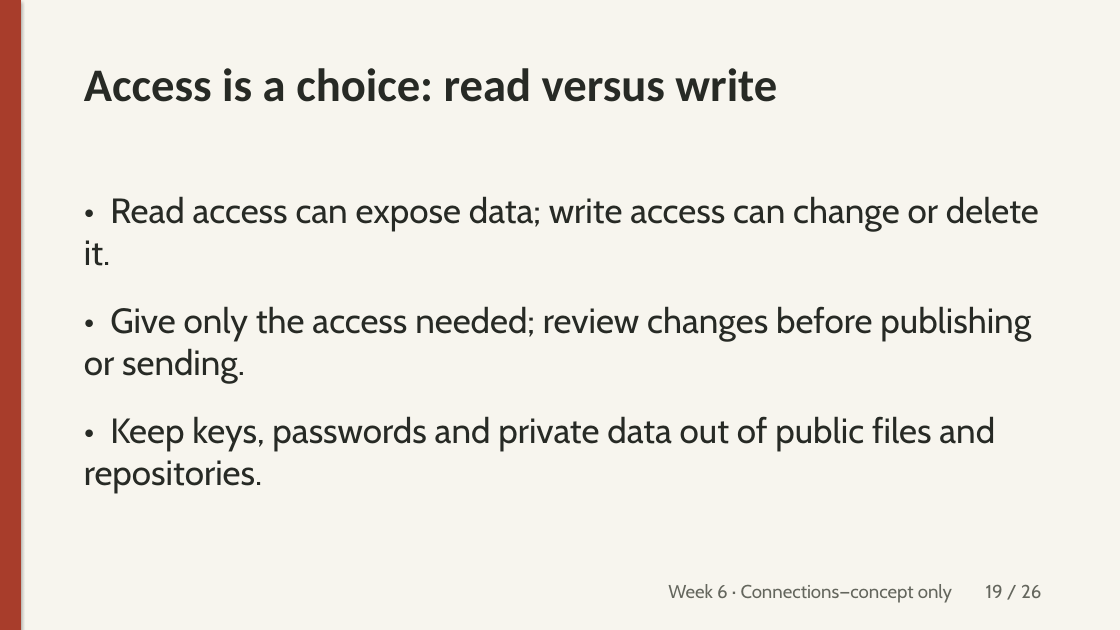
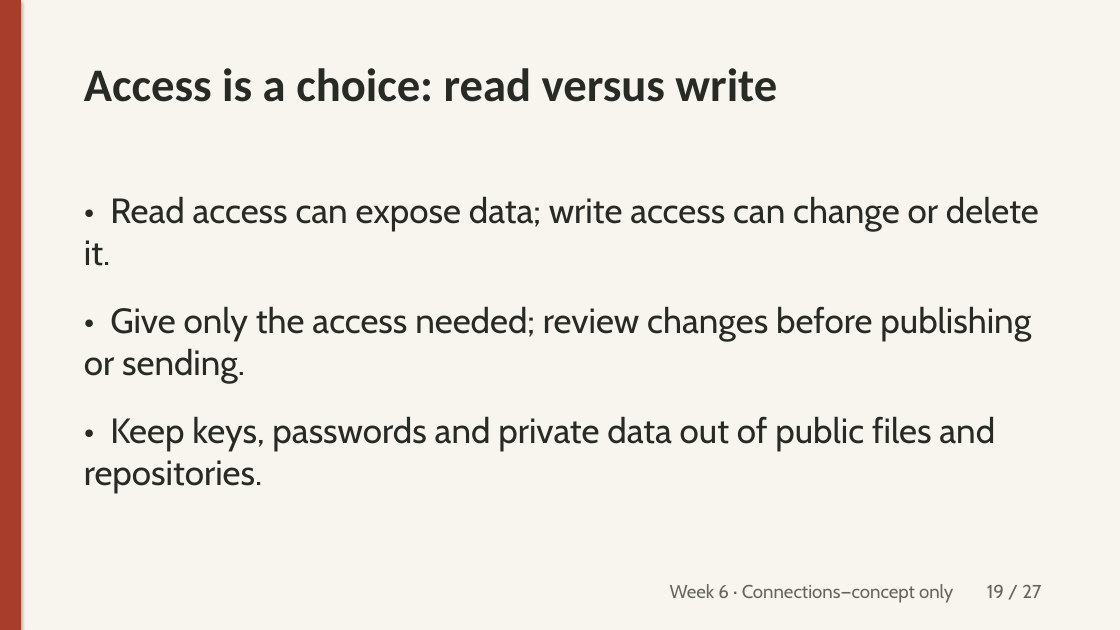
Before and after one commit to unforcedagi/learn-vibe-build-deck, a slide deck: slide 19 of lessons/week-6/files/week6-slides.pptx. Drawn at 1120x630 pixels with LibreOffice and Linux fonts; fonts in the diff are those of the drawing. Boxes give left, top, right and bottom in pixels: in the first picture for what was removed or moved away, otherwise in the second. Text is boxed around its words. In the diff, an @@ line names an element or a change of style, - is before the commit and + after.

Commit message:
Week 6: one-page learning reflection replaces required build; persistent peer pods, optional link, Canvas draft only (#13)

```diff
--- a/lessons/week-6/files/week6-slides.pptx
+++ b/lessons/week-6/files/week6-slides.pptx
@@ text at (670, 584, 1041, 603): text changed @@
-Week 6 · Connections—concept only 19 / 26
+Week 6 · Connections—concept only 19 / 27
```
Also in this commit, not shown: 25 other slides changed, 1 slide added, 15 other files.
